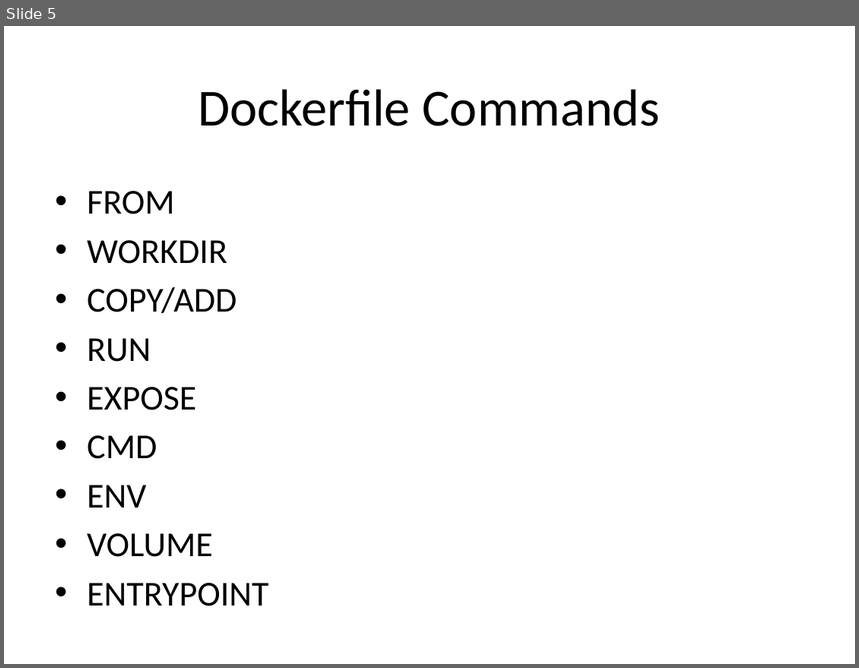
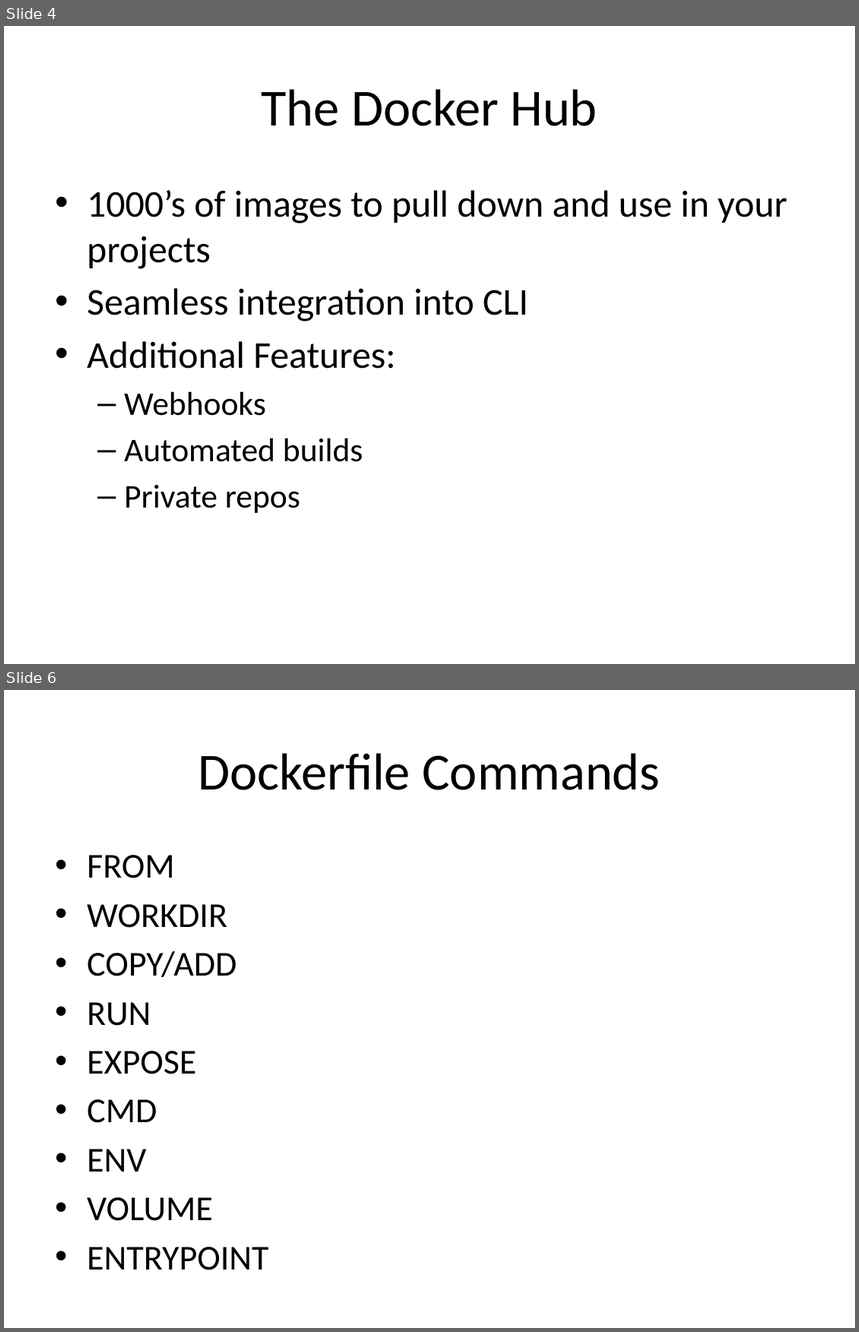
Before and after one commit to wrasdf/ddd-workshop, a slide deck: day-2/ddd-2.pptx. Shown one above the other, each under a label of ours: slide 5 before the commit, slides 4 and 6 after it; the slides between them are not shown. The pictures are 859x668 and 859x1332 pixels, drawn with LibreOffice and Linux fonts; fonts in the diff are those of the drawing. Boxes give left, top, right and bottom in pixels: in the first picture for what was removed or moved away, otherwise in the second. Text is boxed around its words. In the diff, an @@ line names an element or a change of style, - is before the commit and + after.

```diff
--- a/day-2/ddd-2.pptx
+++ b/day-2/ddd-2.pptx
@@ slide 4 added at (x1=4, y1=26, x2=855, y2=664), background #FFFFFF @@
@@ title added at (x1=261, y1=89, x2=597, y2=126), 44 pt, text #000000 @@
+The Docker Hub
@@ text added at (x1=87, y1=190, x2=788, y2=513), 32 pt, text #000000 @@
+• 1000’s of images to pull down and use in your projects
+• Seamless integration into CLI
+• Additional Features:
+  – Webhooks
+  – Automated builds
+  – Private repos
@@ what was slide 5 is now slide 6 @@
```
Also in this commit, not shown: 3 slides changed, 2 other slides added.
